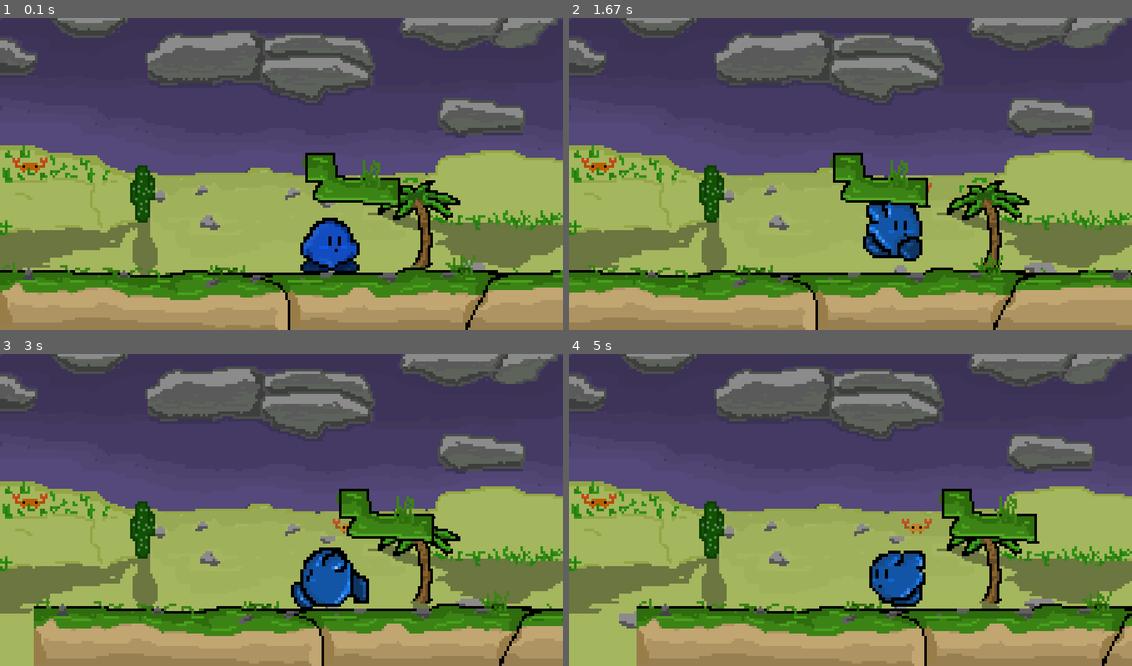
Above: before the commit, frames 1-4 (two rows, left to right).
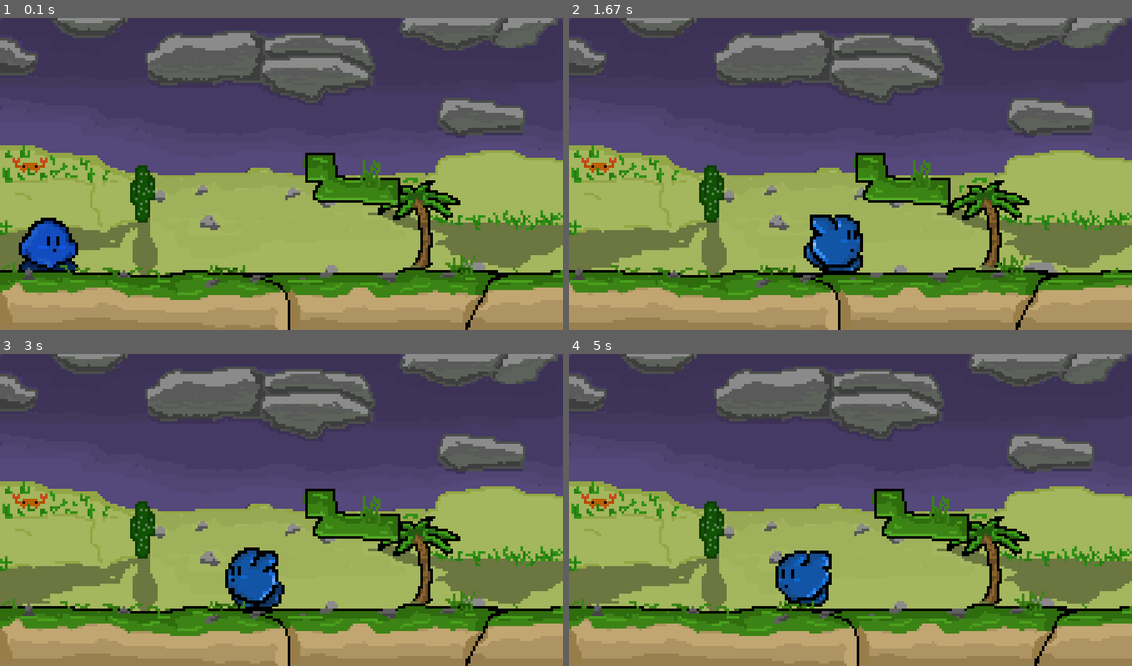
Above: after the commit, the same moments.

Repository: Atmos945/Korby
Game: pygame game, started from main.py
Same seed, same stepped clock (60 frames per second), same inputs: the game is played once before the commit and once after it.
Inputs (mouse positions are in pixels of both pictures, inside the frame that each line leads up to):
- Up to frame 1 (0.1 s): no input
- Up to frame 2 (1.67 s): hold Right 0.33-0.8 s; move the mouse to (827, 186) at 0.37 s; hold Up 0.83-1.13 s; move the mouse to (715, 177) at 0.87 s; press the mouse at (918, 202) at 1.2 s; move the mouse to (811, 130) at 1.3 s; release the mouse at (704, 58) at 1.43 s; hold Right from 1.5 s (still down); click (861, 67) at 1.58 s
- Up to frame 3 (3 s): release Right at 1.97 s; hold Left 2-2.53 s; click (253, 591) at 2.08 s; hold Down 2.57-2.87 s; click (264, 456) at 2.65 s; hold Left from 2.9 s (still down); click (202, 444) at 2.98 s
- Up to frame 4 (5 s): release Left at 3.3 s; hold Up 3.33-3.7 s; click (996, 481) at 3.42 s; hold Right 3.73-4.37 s; click (1025, 503) at 3.82 s; hold Left from 4.8 s (still down); click (687, 450) at 4.88 s

The runs differ from the first frame. In frame 1, 2.9% of the frame differs, in the area x 3-64%, y 64-82%; in frame 2, 10%; in frame 3, 12%; in frame 4, 14%, in the area x 0-100%, y 43-100%.

Commit message:
Dev 1.4.2 -- added collisions detection, performances optimizations, structure modif (easier to read), left level limit, + misc

Diff:
--- a/main.py
+++ b/main.py
@@ -1,29 +1,32 @@
 # KORBY  by LastMeridian_, Ordnalessa, Cofordix, and Lelequeen
 # PS: un 20/20 serait le bienvenu :)
-version = 'Version Dev 1.4.0'
-
-
-import pygame, os, random, time, math, ctypes, csv
+kversion = '1.4.2'
+
+
+import pygame, os, random, time, math, ctypes, csv, platform
 
 # init
 os.system('cls')
+# (ctrl + k to clear vscode term)
 pygame.init()
 pygame.mixer.init()
-print(version)
+print(f"Korby Dev {kversion}")
+print(f"Python {platform.python_version()}")
 
 # load
 korby_rframes = [ pygame.image.load("assets/1000/korby_r1.png"), pygame.image.load("assets/1000/korby_r2.png"), pygame. …(275 unchanged characters)…
 korby_lframes = [ pygame.image.load("assets/1000/korby_l1.png"), pygame.image.load("assets/1000/korby_l2.png"), pygame. …(275 unchanged characters)…
-korby_s = pygame.image.load("assets/1000/korby_s.png")
+korby_i = pygame.image.load("assets/1000/korby_i.png")
 korby_j = pygame.image.load("assets/1000/korby_j.png")
 korby_f = pygame.image.load("assets/1000/korby_f.png")
 korby_fl = pygame.image.load("assets/1000/korby_fl.png")
 korby_fr = pygame.image.load("assets/1000/korby_fr.png")
-korby_i = pygame.image.load("assets/1000/korby_i.png")
+korby_ico = pygame.image.load("assets/1000/korby_ico.png")
 bg = pygame.image.load("assets/1000/bg.png")
 lvl1 = pygame.image.load("assets/1000/lvl1.png")
 # mouse = pygame.image.load("assets/1000/cursor.png")
-pygame.mixer.music.load('assets/korby_metal.wav')
+pygame.mixer.music.load('assets/korby_8bit.wav')
+
 
 
 # vars definition
@@ -31,9 +34,10 @@
 screensize = [user32.GetSystemMetrics(0), user32.GetSystemMetrics(1)]
 print('Screen Resolution ',screensize)
 print("Note that screens with low resolution or high scaling are not supported")
+xd = 0
+yk = 550
 xk = 0
-yk = 550
-yf = 550
+floor = 550
 xd = 0
 xm = 0
 ym = 0
@@ -43,13 +47,19 @@
 # import csv kbctrl
 jump=False
 flight=False
-ckorby=korby_s
+ckorby=korby_i
 kccsv = open('kbctrl.csv', 'w', encoding='UTF8')
 kpressed = pygame.key.get_pressed()
 clock= pygame.time.Clock()
+fps = 30
 frame = 0
 pause = True
 
+korby_mask = pygame.mask.from_surface(ckorby)
+level_mask = pygame.mask.from_surface(lvl1)
+
+
+# functions definition
 def korby_r_a():
     global frame
     if frame >= len(korby_rframes):
@@ -65,28 +75,34 @@
         frame=frame
     korby_l = korby_lframes[frame]
 
+def drawscreen():
+    window.blit(bg,(0,0))
+    window.blit(ckorby,(xk,yk))
+    window.blit(lvl1,(xd,0))
+    pygame.display.update()
+    clock.tick(fps)
+
 
 # window properties
 window = pygame.display.set_mode((1800,1000))
 pygame.mouse.set_visible(0)
-pygame.display.set_icon(korby_i)
-pygame.display.set_caption('SuperKorby 3000 premium deluxe remastered edition +')
-
+pygame.display.set_icon(korby_ico)
+pygame.display.set_caption('SuperKorby ++ Ultra 3000 Premium Deluxe Remastered Edition Rebooted')
 
 pygame.mixer.music.play(-1)
 
-# game loop (whole game, to keep the window open)
+# game loop
 running=True
 while running == True:
     for event in pygame.event.get():
         if event.type==pygame.QUIT:
             running=False
-    window.fill((0,0,0))
-    window.blit(bg,(0,0))
-    window.blit(ckorby,(900,yk))
-    window.blit(lvl1,(xk,0))
+    drawscreen()
     # window.blit(mouse,(xm,ym))
-    pygame.display.flip()
+    ofstx = xd - xk
+    ofsty = 0 - yk
+    if korby_mask.overlap_area(level_mask,(ofstx,ofsty)):
+        print('collision')
 
         # detect mouse click
     if event.type==pygame.MOUSEBUTTONDOWN and event.button==1:
@@ -103,38 +119,53 @@
     if event.type==pygame.KEYDOWN:
         if event.key==pygame.K_RIGHT:
             if flight==True:
-                    xk=xk-pas/10
-                    yk=yk+jpas
-                    ckorby = korby_fr
+                xd-=pas/2
+                yk+=jpas
+                ckorby = korby_fr
+            elif xk >= 700:
+                frame+=1
+                korby_r_a()
+                xd-=pas
+                ckorby=korby_rframes[frame]
             else:
-                frame=frame+1
-                korby_r_a()
-                xk=xk-pas
-                ckorby=korby_rframes[frame]
+                while xk<700:
+                    frame+=1
+                    xk+=pas
+                    korby_r_a()
+                    ckorby=korby_rframes[frame]
+                    drawscreen()
 
         if event.key==pygame.K_LEFT:
             if flight==True:
-                xk=xk+pas/10
-                yk=yk+jpas
+                xd+=pas/2
+                yk+=jpas
                 ckorby = korby_fl
             else:
-                frame=frame+1
-                korby_l_a()
-                xk=xk+pas
-                ckorby=korby_lframes[frame]
+                if xd<0:
+                    frame+=1
+                    korby_l_a()
+                    xd+=pas
+                    ckorby=korby_lframes[frame]
+                elif xk>0:
+                    frame=frame+1
+                    korby_l_a()
+                    xk-=pas
+                    ckorby=korby_lframes[frame]
+                else:
+                    ckorby=korby_i
 
         if event.key==pygame.K_UP:
             flight=True
             ckorby=korby_j
             if yk>-150:
-                yk=yk-jpas*3.5
+                yk-=jpas*3.5
 
         if event.key==pygame.K_DOWN:
-            # if yk>yf:
-            yk=yk+pas*6
+            # if yk>floor:
+            yk+=pas*6
 
         if event.key==pygame.K_k:
-            # not detected
+            # press not detected, why ?
             print('K pressed')
             # replace by input()
             kcright = 'pygame.K_RIGHT'
@@ -153,22 +184,19 @@
 
 
     if event.type==pygame.KEYUP and flight==False:
-        ckorby=korby_s
+        ckorby=korby_i
 
     if event.type==pygame.KEYUP and flight==True:
         ckorby = korby_f
 
-        if yk<yf:
-            yk=yk+jpas*4
-            window.blit(bg,(0,0))
-            window.blit(ckorby,(900,yk))
-            window.blit(lvl1,(xk,0))
-            pygame.display.flip()
-
-
-    if yk>=yf:
+        if yk<floor:
+            yk+=jpas*4
+            drawscreen()
+
+
+    if yk>=floor:
         flight=False
-        yk = yf
+        yk = floor
 
 
 pygame.quit()
Binary file changed: assets/1000/korby_i.png
Binary file added: assets/1000/korby_ico.png
Binary file removed: assets/1000/korby_s.png
Not shown, changed: .gitignore
Not shown, added: assets/korby_8bit.wav
Not shown, changed: assets/korby_metal.wav
